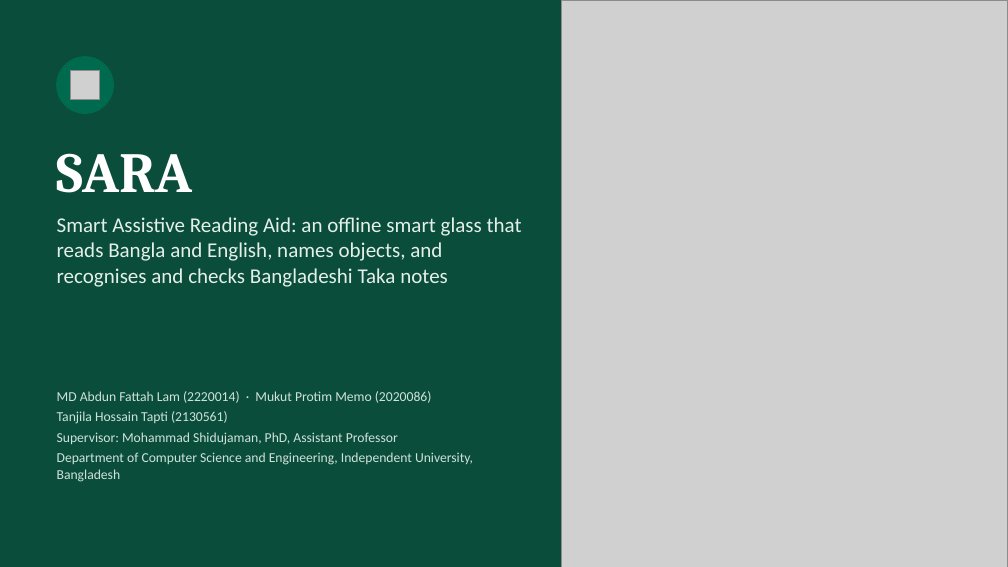
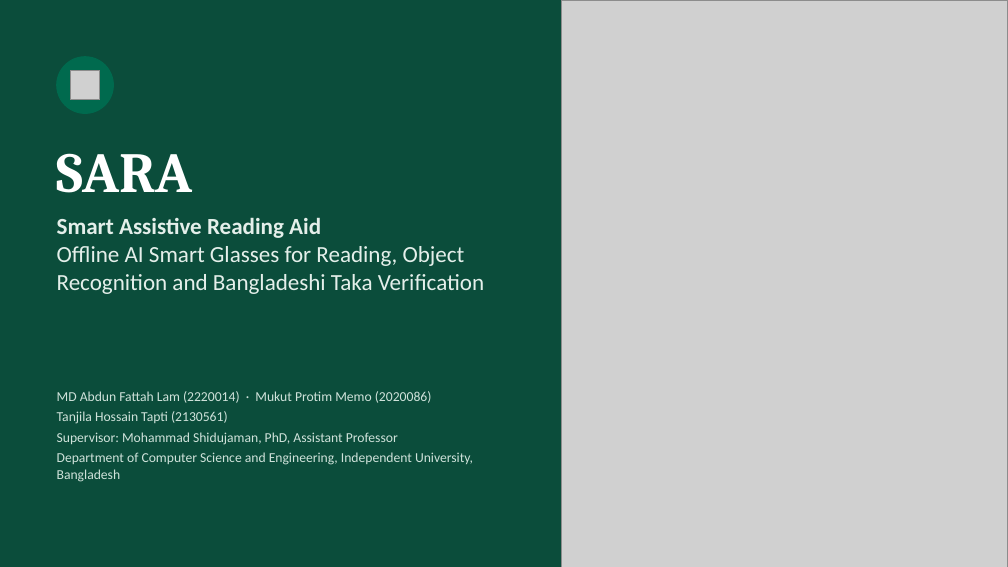
Before and after one commit to aflam330/Senior_project_wearable_glass_for_blind_people_using_ocr_and_ylo, a slide deck: slide 1 of Thesis Report and paper/thesis report/slides/SARA_Presentation.pptx. Drawn at 1008x567 pixels with LibreOffice and Linux fonts; fonts in the diff are those of the drawing; grey boxes stand for pictures. Boxes give left, top, right and bottom in pixels: in the first picture for what was removed or moved away, otherwise in the second. Text is boxed around its words. In the diff, an @@ line names an element or a change of style, - is before the commit and + after.

```diff
--- a/Thesis Report and paper/thesis report/slides/SARA_Presentation.pptx
+++ b/Thesis Report and paper/thesis report/slides/SARA_Presentation.pptx
@@ text at [57,217,484,294]: text changed; size 20 to 22 pt @@
-Smart Assistive Reading Aid: an offline smart glass that reads Bangla and English, names objects, and recognises and checks Bangladeshi Taka notes
+Smart Assistive Reading Aid
+Offline AI Smart Glasses for Reading, Object Recognition and Bangladeshi Taka Verification
```
Also in this commit, not shown: 17 other slides changed, 7 other files.
